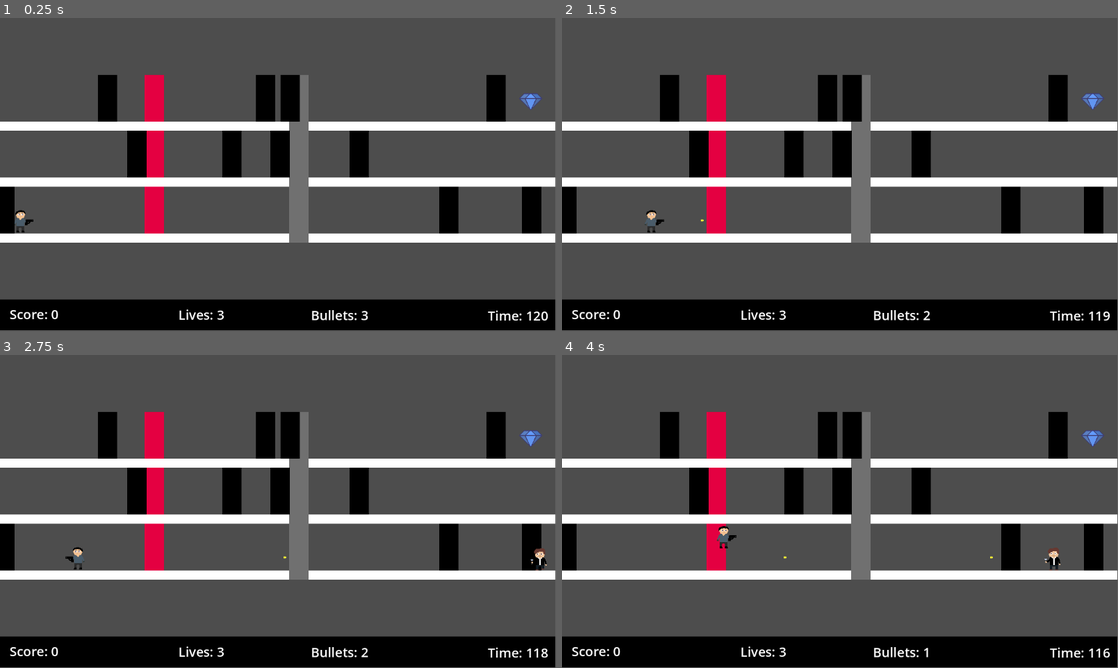
Above: before the commit, frames 1-4 (two rows, left to right).
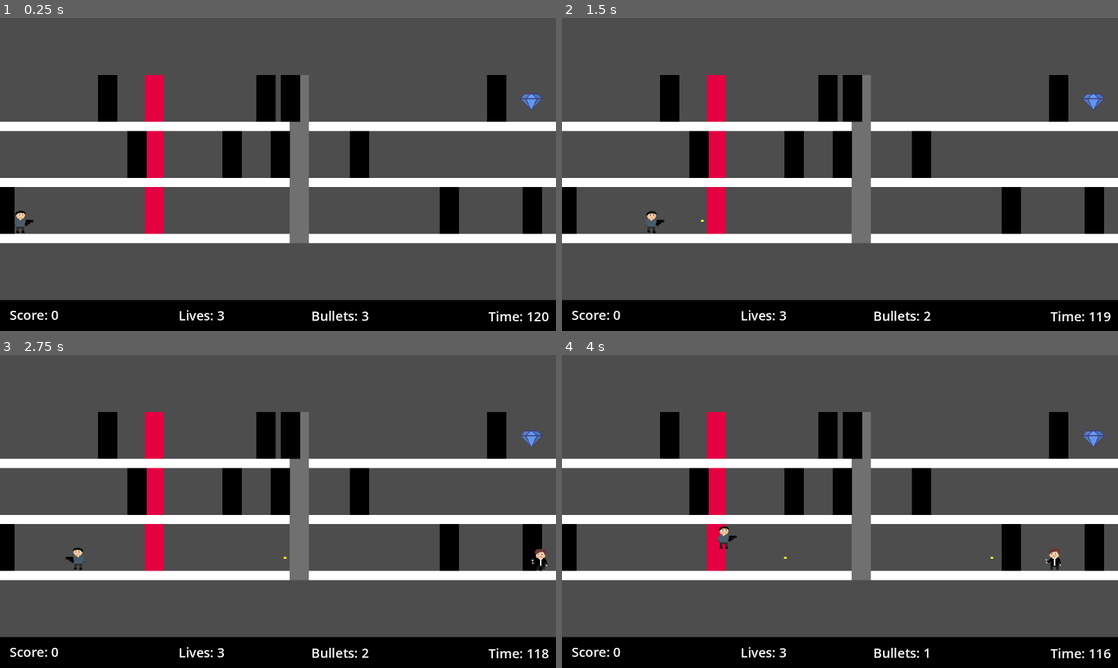
Above: after the commit, the same moments.

Repository: Colonelpanic0/Heist
Game: Godot game, scene res://Scenes/playablenew.tscn
The game is run twice, just before and just after one commit, with the same random seed, the same clock (stepped at 60 frames per second) and the same inputs.
Inputs:
- Up to frame 1 (0.25 s): no input
- Up to frame 2 (1.5 s): tap Enter at 0.5 s; hold D (Right) from 0.53 s (still down); tap 2 (Fire) at 0.6 s; tap 1 (Jump) at 0.77 s; tap 3 (Special) at 1.35 s
- Up to frame 3 (2.75 s): tap 1 (Jump) at 1.52 s; release D (Right) at 2.03 s; hold A (Left) from 2.03 s (still down); hold Space (Start) from 2.03 s (still down)
- Up to frame 4 (4 s): release A (Left) at 2.78 s; release Space (Start) at 2.78 s; hold D (Right) from 2.78 s (still down); tap 2 (Fire) at 2.85 s; tap 1 (Jump) at 3.02, 3.77 s; tap 3 (Special) at 3.6 s
The window is 799x449 before the commit and 800x450 after it. Grey fills any space a smaller window leaves; there, only what the larger window draws over its background counts as a difference.

The runs differ from the first frame. In frame 1, 2.9% of the frame differs, in the area x 0-100%, y 0-97%; in frame 2, 2.9%; in frame 3, 2.9%; in frame 4, 2.9%.

Commit message:
Player now animates while walking

Diff:
--- a/heist/Scenes/Player.tscn
+++ b/heist/Scenes/Player.tscn
@@ -2,8 +2,8 @@
 
 [ext_resource type="Script" uid="uid://bslnuks1opjgj" path="res://Scripts/player.gd" id="1_kyqiw"]
 [ext_resource type="SpriteFrames" uid="uid://c1t0i077cccij" path="res://Sprites/Player/Default/Player_Default_Animation.tres" id="2_5ixxa"]
-[ext_resource type="Texture2D" uid="uid://cpsiylfyr8530" path="res://Sprites/GUN.png" id="2_kyqiw"]
-[ext_resource type="Script" uid="uid://5a7qlu56fkyl" path="res://Scripts/GUN.gd" id="3_gntrk"]
+[ext_resource type="Texture2D" uid="uid://cpsiylfyr8530" path="res://Sprites/gun.png" id="2_kyqiw"]
+[ext_resource type="Script" uid="uid://5a7qlu56fkyl" path="res://Scripts/Gun.gd" id="3_gntrk"]
 [ext_resource type="Texture2D" uid="uid://05328vbwq25g" path="res://Sprites/Masks/party_mask.png" id="3_nn08x"]
 [ext_resource type="PackedScene" uid="uid://dm4g5rmvjoln" path="res://Scenes/Bullet.tscn" id="5_nn08x"]
 
@@ -23,6 +23,7 @@
 [node name="AnimatedSprite2D" type="AnimatedSprite2D" parent="."]
 position = Vector2(14, 24)
 sprite_frames = ExtResource("2_5ixxa")
+animation = &"walk"
 metadata/_edit_lock_ = true
 
 [node name="Mask" type="Sprite2D" parent="."]
--- a/heist/Scripts/player.gd
+++ b/heist/Scripts/player.gd
@@ -26,18 +26,21 @@
 	if direction:
 		velocity.x = direction * SPEED
 		if direction >= 1:
+			$AnimatedSprite2D.play("walk")
 			looking = 1
 			playerSprite.flip_h = false
 			GUN.flip_h = false
 			GUN.position.x = POS_R.x
 
 		elif direction <= -1:
+			$AnimatedSprite2D.play("walk")
 			looking = -1
 			playerSprite.flip_h = true
 			GUN.flip_h = true
 			GUN.position.x = POS_L.x
 
 	else:
+		$AnimatedSprite2D.play("default")
 		velocity.x = move_toward(velocity.x, 0, SPEED)
 
 	move_and_slide()
--- a/heist/project.godot
+++ b/heist/project.godot
@@ -21,7 +21,7 @@
 
 [display]
 
-window/stretch/scale_mode="integer"
+window/stretch/mode="viewport"
 
 [input]
 
